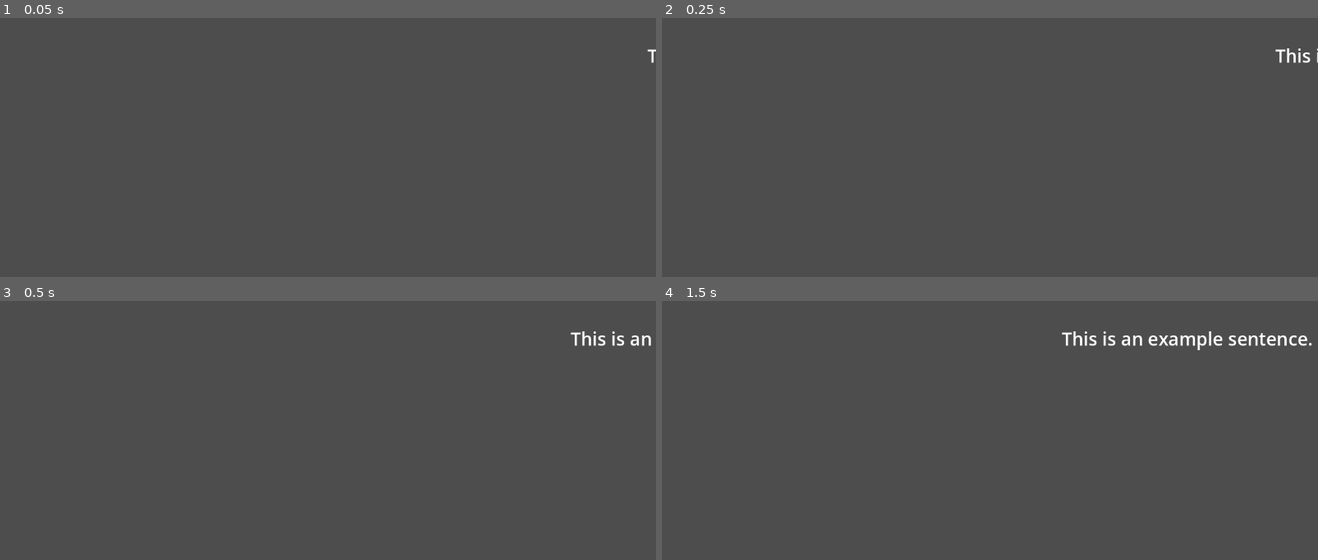
Above: before the commit, frames 1-4 (two rows, left to right).
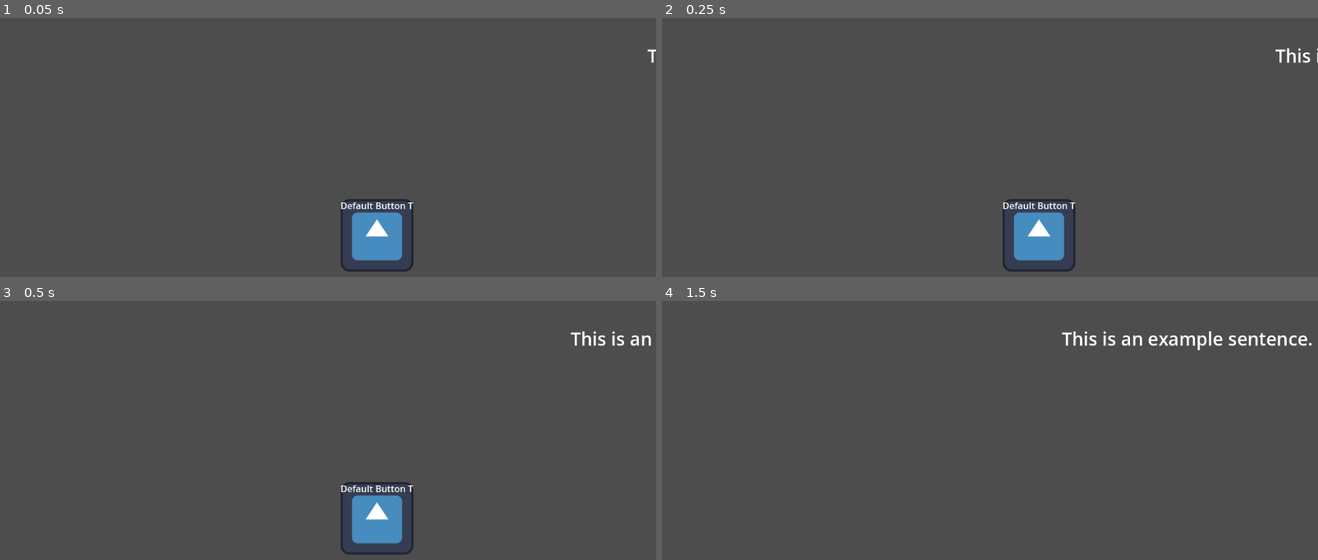
Above: after the commit, the same moments.

Repository: rdp1070/puppettalkbubbles
Game: Godot game, scene res://scenes/main.tscn
The game is run twice, just before and just after one commit, with the same random seed, the same clock (stepped at 60 frames per second) and the same inputs. The engine's default icon, where the game draws it, is replaced by a stand-in: a white triangle on a blue panel in a dark square.
Inputs (mouse positions are in pixels of both pictures, inside the frame that each line leads up to):
- Up to frame 1 (0.05 s): no input
- Up to frame 2 (0.25 s): no input
- Up to frame 3 (0.5 s): no input
- Up to frame 4 (1.5 s): click (1035, 518) at 0.5 s, where only the run after the commit has a clickable "Default Button Text"

The runs differ from the first frame. In frame 1, 2.0% of the frame differs, in the area x 51-64%, y 69-98%; in frame 2, 2.0%; in frame 3, 2.0%; in frame 4, nothing differs.

Commit message:
Make Basic bubble with placeholder image

Diff:
--- a/scenes/main.tscn
+++ b/scenes/main.tscn
@@ -1,6 +1,10 @@
-[gd_scene load_steps=2 format=3 uid="uid://d0jf7ejt8ak07"]
+[gd_scene load_steps=3 format=3 uid="uid://d0jf7ejt8ak07"]
 
 [ext_resource type="Script" path="res://scripts/main.gd" id="1_7hocn"]
+[ext_resource type="PackedScene" uid="uid://in3pp8aefbr2" path="res://scenes/textBubble.tscn" id="2_3dg57"]
 
 [node name="Node2D" type="Node2D"]
 script = ExtResource("1_7hocn")
+
+[node name="TextBubble" parent="." instance=ExtResource("2_3dg57")]
+correctness = 1
--- /dev/null
+++ b/scenes/textBubble.tscn
@@ -0,0 +1,29 @@
+[gd_scene load_steps=3 format=3 uid="uid://in3pp8aefbr2"]
+
+[ext_resource type="Script" path="res://scripts/TextBubble.gd" id="1_6gsf0"]
+[ext_resource type="Texture2D" uid="uid://380st54wcemy" path="res://assets/icon.svg" id="2_oa037"]
+
+[node name="TextBubble" type="Node2D"]
+script = ExtResource("1_6gsf0")
+
+[node name="TextureButton" type="TextureButton" parent="."]
+clip_contents = true
+anchors_preset = 15
+anchor_right = 1.0
+anchor_bottom = 1.0
+grow_horizontal = 2
+grow_vertical = 2
+localize_numeral_system = false
+texture_normal = ExtResource("2_oa037")
+stretch_mode = 0
+
+[node name="RichTextLabel" type="RichTextLabel" parent="TextureButton"]
+layout_mode = 0
+offset_right = 40.0
+offset_bottom = 40.0
+fit_content = true
+scroll_active = false
+autowrap_mode = 0
+shortcut_keys_enabled = false
+
+[connection signal="pressed" from="TextureButton" to="." method="_on_texture_button_pressed"]
--- /dev/null
+++ b/scripts/TextBubble.gd
@@ -0,0 +1,47 @@
+extends Node
+
+@export var bubble_text:String = "Default Button Text"
+@onready var text_Label:RichTextLabel = $TextureButton/RichTextLabel
+@export var correctness:int = 0
+var disabled:bool = false
+
+var startingPosition:Vector2 = Vector2.ZERO
+
+signal bubble_pop
+
+# Called when the node enters the scene tree for the first time.
+func _ready() -> void:
+	setUp()
+	pass # Replace with function body.
+
+# Called every frame. 'delta' is the elapsed time since the previous frame.
+func _process(delta: float) -> void:
+	wiggle()
+	pass
+
+func wiggle() -> void:
+	pass
+
+func setUp() -> void:
+	var vpsize = get_viewport().get_visible_rect().size
+	self.global_position = Vector2(randi() % int(vpsize.x), randi() % int(vpsize.y))
+	setText(bubble_text)
+	pass
+
+func setText(newText: String) -> void:
+	# set the textLabel to have the text assigned to it.
+	print_debug("in setText")
+	text_Label.text = newText
+	pass
+
+func _on_texture_button_pressed() -> void:
+	if disabled == false:
+		bubble_pop.emit(self)
+		disabled = true
+	pass # Replace with function body.
+
+func play_pop_anim():
+	# play the pop animation somehow
+	# when the animation ends, die??
+	self.queue_free()
+	pass
--- a/scripts/main.gd
+++ b/scripts/main.gd
@@ -1,11 +1,15 @@
 extends Node
 
 # preload the scene file we are making instances of
-var ScrollText = preload("res://scenes/scrollText.tscn")
+var ScrollText = preload("res://scenes/ScrollText.tscn")
+var TextBubble = preload("res://scenes/TextBubble.tscn")
 
 # load in the file reference itself here
 var text_file_location = "res://assets/exampleText.txt"
 var listScrollTexts = []
+var listTextBubbles = []
+var score:int = 0
+var base_score: int = 10
 
 # Called when the node enters the scene tree for the first time.
 func _ready() -> void:
@@ -19,13 +23,14 @@
 	# go into the text file, load all the words in it
 	# split those words on the /n and the new line character
 	# turn this into an array and save it globally.
-
+	$TextBubble.bubble_pop.connect(_on_bubble_pop)
 	var file_text = load_text_file(text_file_location)
 	if (file_text != null):
 		var textList = file_text.split("/n", false, 0)
 		for text:String in textList:
 			var scroll_text_instance = ScrollText.instantiate()
 			scroll_text_instance.scrolling_text = text
+			scroll_text_instance.off_screen.connect(_on_scrollText_off_screen)
 			listScrollTexts.push_back(scroll_text_instance)
 			pass
 	pass
@@ -41,9 +46,19 @@
 	# and they will signal when they are done then we can set off the next one.
 
 	if (listScrollTexts.size() > 0):
-		listScrollTexts[0].off_screen.connect(_on_scrollText_off_screen)
 		add_child(listScrollTexts[0])
 
+	pass
+
+func makeBubbles() -> void:
+	#bubbles will be worth amount when popped
+	#bubbles will contain text
+	#buubles will have "correctness" on a scale of -2 to 2
+	pass
+
+func updateScore(newScore: int):
+	print_debug(newScore)
+	score = newScore
 	pass
 
 # Called every frame. 'delta' is the elapsed time since the previous frame.
@@ -57,5 +72,16 @@
 	remove_child(node)
 	node.queue_free()
 	listScrollTexts.remove_at(0)
+	makeBubbles()
 	scrollWords()
 	pass
+
+func _on_bubble_pop(bubble: Node2D):
+	# add score and trigger it's pop anim
+	bubble.play_pop_anim()
+	updateScore(score+base_score)
+	# maybe make new bubbles?
+	pass
+
+func _on_select_bubble(bubble: Node2D):
+	pass
